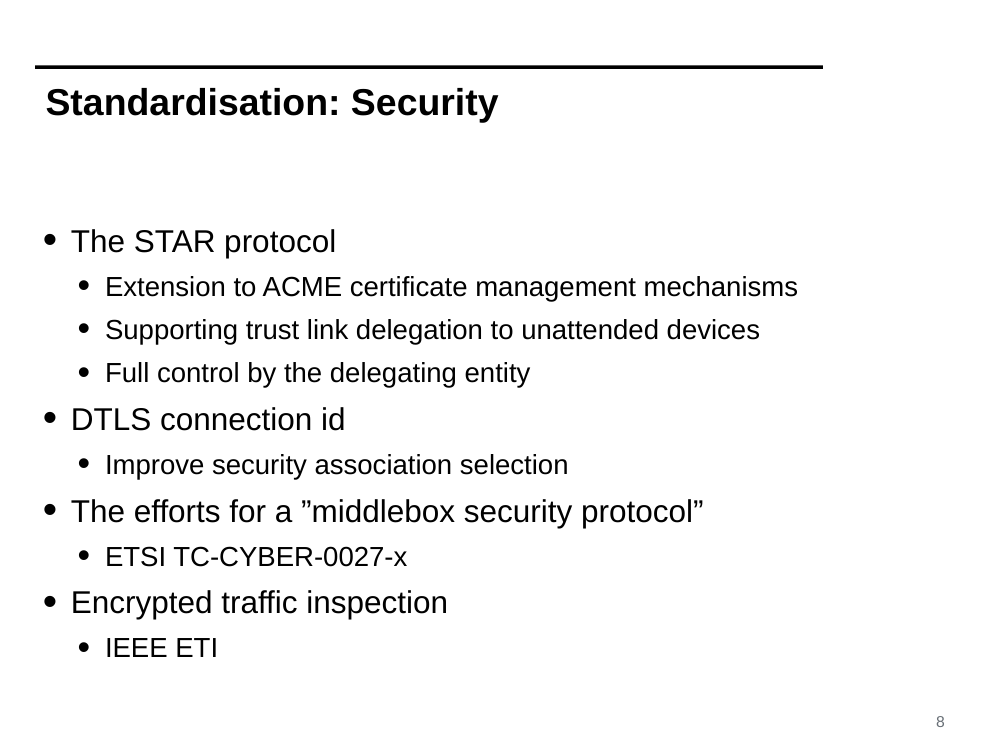
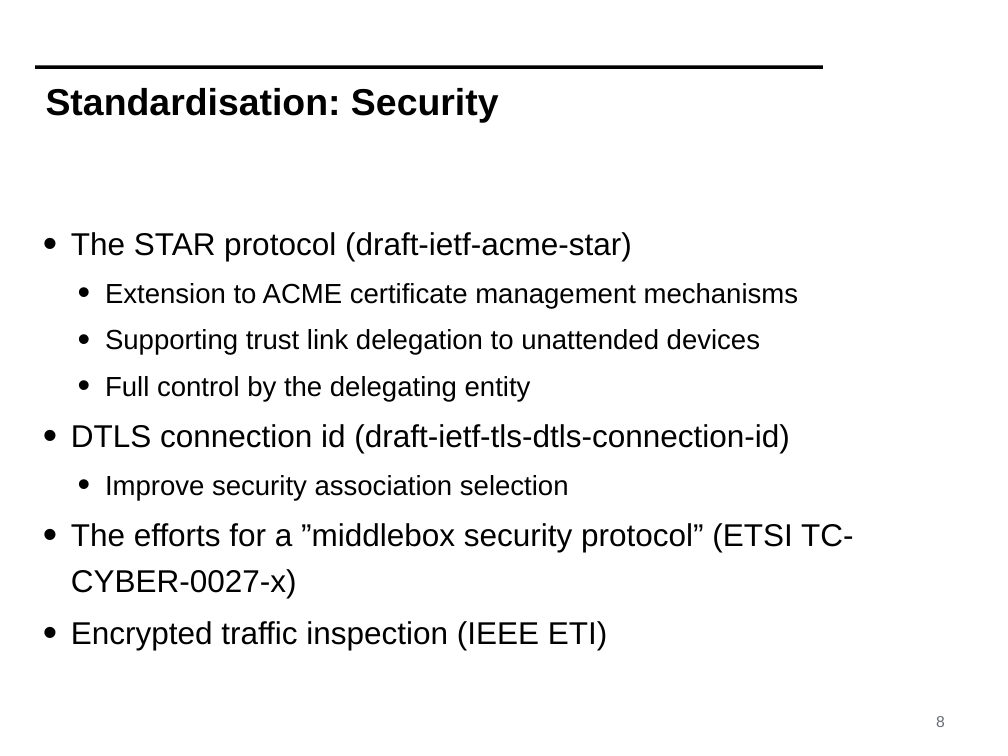
Before and after one commit to mami-project/roadshows, a slide deck: slide 8 of review3-brussels/WP4-ReviewFinal.pptx. Drawn at 1008x756 pixels with LibreOffice and Linux fonts; fonts in the diff are those of the drawing; background and template pictures are left out. Boxes give left, top, right and bottom in pixels: in the first picture for what was removed or moved away, otherwise in the second. Text is boxed around its words. In the diff, an @@ line names an element or a change of style, - is before the commit and + after.

Commit message:
wording edits by Mirja

```diff
--- a/review3-brussels/WP4-ReviewFinal.pptx
+++ b/review3-brussels/WP4-ReviewFinal.pptx
@@ text at [71, 232, 632, 261]: text changed @@
-• The STAR protocol
+• The STAR protocol (draft-ietf-acme-star)
@@ text at [105, 283, 799, 500]: line spacing 1.1 to 1.2 @@
@@ text at [71, 424, 790, 453]: text changed @@
-• DTLS connection id
+• DTLS connection id (draft-ietf-tls-dtls-connection-id)
@@ text at [71, 523, 853, 650]: text changed @@
-• The efforts for a ”middlebox security protocol”
-  • ETSI TC-CYBER-0027-x
-• Encrypted traffic inspection
-  • IEEE ETI
+• The efforts for a ”middlebox security protocol” (ETSI TC-CYBER-0027-x)
+• Encrypted traffic inspection (IEEE ETI)
```
Also in this commit, not shown: 9 other slides changed.
